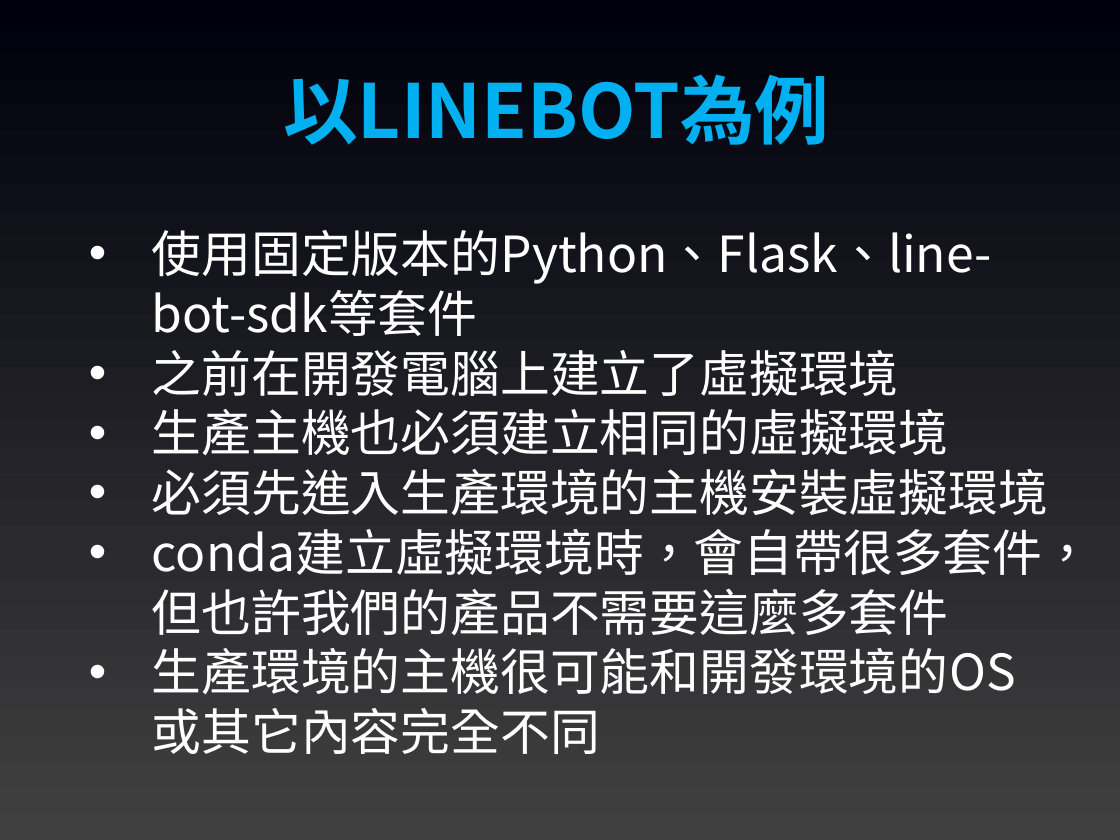
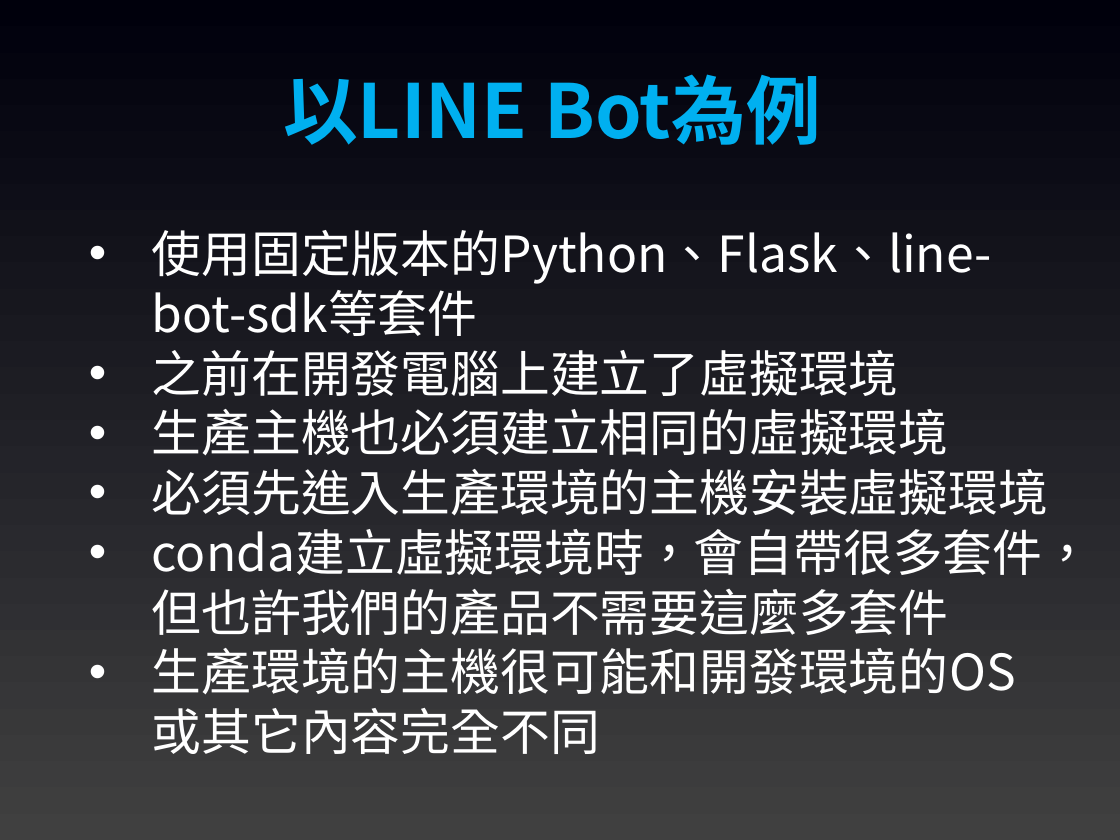
Before and after one commit to shao1002/sculinebot2025, a slide deck: slide 9 of Slides/03. 主流系統佈署方式(Docker).pptx. Drawn at 1120x840 pixels with LibreOffice and Linux fonts; fonts in the diff are those of the drawing. Boxes give left, top, right and bottom in pixels: in the first picture for what was removed or moved away, otherwise in the second. Text is boxed around its words. In the diff, an @@ line names an element or a change of style, - is before the commit and + after.

```diff
--- a/Slides/03. 主流系統佈署方式(Docker).pptx
+++ b/Slides/03. 主流系統佈署方式(Docker).pptx
@@ text at (283,74,820,145): text changed @@
-以LINEBOT為例
+以LINE Bot為例
```
Also in this commit, not shown: 8 other slides changed.
